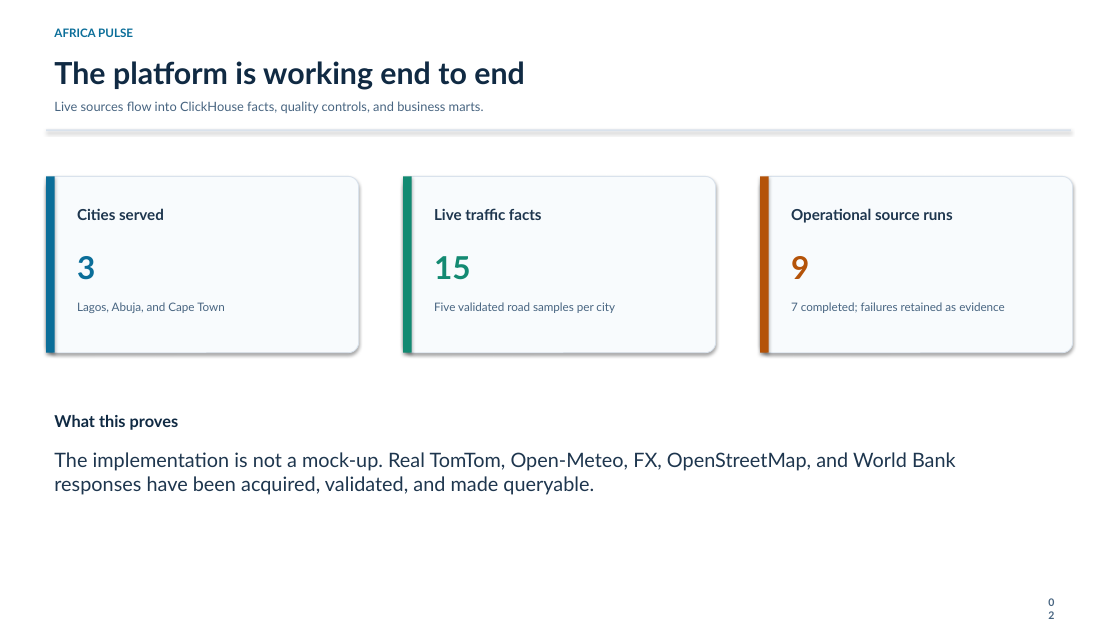
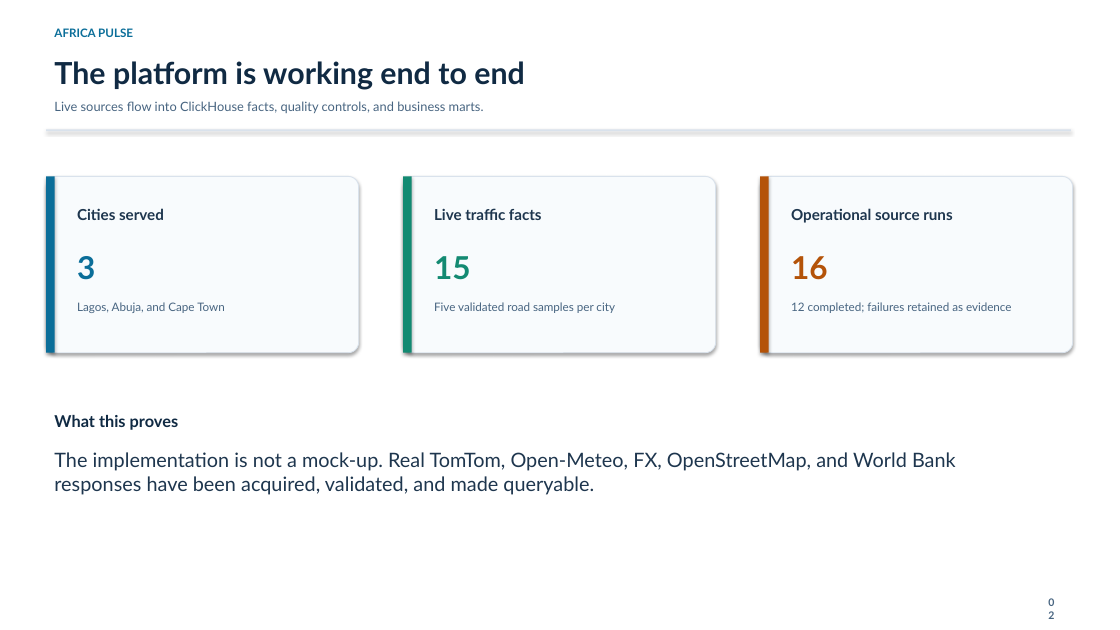
Before and after one commit to Larious/africa-pulse-platform, a slide deck: slide 2 of presentation/Africa_Pulse_Live_Platform_Briefing.pptx. Drawn at 1120x630 pixels with LibreOffice and Linux fonts; fonts in the diff are those of the drawing. Boxes give left, top, right and bottom in pixels: in the first picture for what was removed or moved away, otherwise in the second. Text is boxed around its words. In the diff, an @@ line names an element or a change of style, - is before the commit and + after.

```diff
--- a/presentation/Africa_Pulse_Live_Platform_Briefing.pptx
+++ b/presentation/Africa_Pulse_Live_Platform_Briefing.pptx
@@ text at box(791, 256, 828, 280): text changed @@
-9
+16
@@ text at box(791, 302, 1012, 313): text changed @@
-7 completed; failures retained as evidence
+12 completed; failures retained as evidence
```
Also in this commit, not shown: 1 other slide changed, 31 other files.
